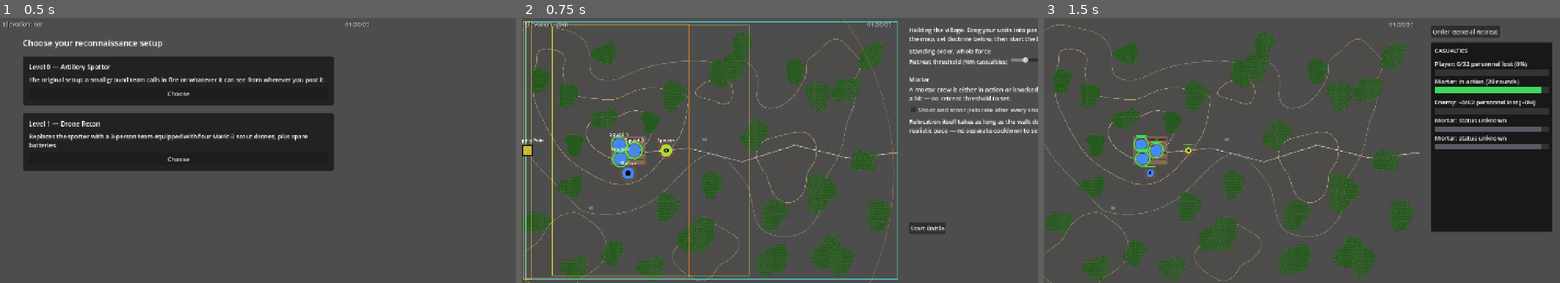
Above: before the commit, frames 1-3 (left to right).
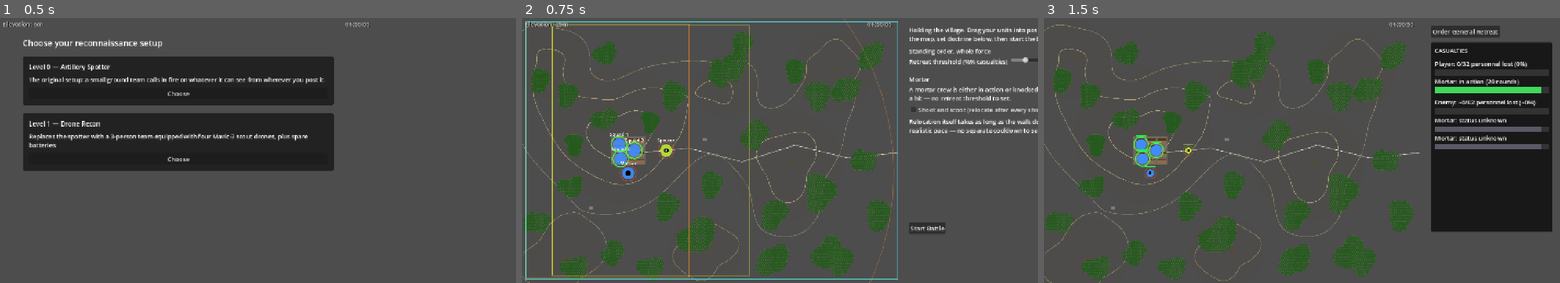
Above: after the commit, the same moments.

Repository: verybadcat/Drones
Game: Godot game, scene res://scenes/Main.tscn
Two runs of this game, one before a commit and one after it. Both use one fixed random seed, a clock stepped at 60 frames per second and the inputs below.
Inputs:
- Up to frame 1 (0.5 s): no input
- Up to frame 2 (0.75 s): click "Choose" at 0.5 s
- Up to frame 3 (1.5 s): click "Start Battle" at 1.25 s

Frame 1 is identical in both runs. In frame 2, 0.4% of the frame differs, in the area x 0-5%, y 1-99%; in frame 3, nothing differs.

Commit message:
Remove fixed resupply point; runs enter from the current camera edge
The resupply point no longer has any mechanical effect now that runs
deliver directly to the mortar's live position, so it's no longer
presented as a deployment choice - the token, zone, and doctrine field
are gone.

A resupply run now spawns at whatever edge of the map is currently on
screen (west for the player, east for the enemy) rather than a fixed
pre-placed point, so it visibly enters from off-map even when the
camera has panned to show the west flank, instead of reappearing at
the original map boundary and crossing ground already in view. The
mortar's own linkup move now targets the run's live position directly.

Co-Authored-By: Claude Sonnet 5 <noreply@anthropic.com>

Diff:
--- a/scripts/battle_manager.gd
+++ b/scripts/battle_manager.gd
@@ -61,11 +61,14 @@
 # "aim_point": Vector2, "impact_time": float}
 var _pending_mortar_shots: Array[Dictionary] = []
 
-# Where each side's resupply runs actually deliver rounds to — the
-# player's own choice from deployment, the enemy's own algorithmic pick
-# (see GameConfig.choose_enemy_resupply_point). Set once in start_battle.
-var _player_resupply_point: Vector2 = Vector2.ZERO
-var _enemy_resupply_point: Vector2 = Vector2.ZERO
+## Pushed every frame by main.gd (which owns the actual Camera2D — see its
+## own _process) — the map camera's current x, so a spawning resupply run
+## can enter from whatever edge of the map is CURRENTLY on screen rather
+## than a fixed pre-placed point (see _resupply_entry_point_for). Defaults
+## to GameConfig.CAMERA_DEFAULT_X so a stray call before the first frame
+## (or in a headless test with no main.gd driving it) still resolves to
+## the map's ordinary, un-panned view.
+var current_camera_x: float = GameConfig.CAMERA_DEFAULT_X
 
 # True once a side has EVER sighted the enemy — sticky, not "currently
 # visible right now" (see _update_sighting_flags) — "once the enemy is
@@ -205,8 +208,7 @@
 	_player_sighted_enemy = false
 	_enemy_sighted_enemy = false
 	_mortar_resupply.clear()
-	_player_resupply_point = doctrine.get("resupply_point", GameConfig.PLAYER_RESUPPLY_DEFAULT_POSITION)
-	_enemy_resupply_point = GameConfig.choose_enemy_resupply_point()
+	current_camera_x = GameConfig.CAMERA_DEFAULT_X
 
 	for unit in player_units + enemy_units:
 		unit.queue_free()
@@ -667,10 +669,21 @@
 	return null
 
 
-## Where a resupply run for `team`'s mortars actually delivers rounds —
-## see _player_resupply_point/_enemy_resupply_point's own doc comment.
-func _resupply_point_for(team: Unit.Team) -> Vector2:
-	return _player_resupply_point if team == Unit.Team.PLAYER else _enemy_resupply_point
+## Where a resupply run for `mortar` actually enters the map: whatever edge
+## of the map is CURRENTLY on screen (see current_camera_x), on `mortar`'s
+## own side — the west edge for the player (its rear is west), the east
+## edge for the enemy (its rear is east) — at the mortar's own current y,
+## so it heads straight in toward the mortar rather than on a diagonal.
+## Deliberately dynamic rather than a fixed pre-placed point: if the camera
+## has panned to show the west flank because the mortar relocated out
+## there, the run should visibly enter from THAT edge, not reappear back
+## near the original map boundary and cross ground that's already on
+## screen. See main.gd's own comment on why current_camera_x is pushed
+## down from there every frame instead of read directly.
+func _resupply_entry_point_for(mortar: Unit) -> Vector2:
+	var half_width: float = GameConfig.MAP_WIDTH_PX / 2.0
+	var edge_x: float = (current_camera_x - half_width) if mortar.team == Unit.Team.PLAYER else (current_camera_x + half_width)
+	return Vector2(edge_x, mortar.global_position.y)
 
 
 ## The whole resupply pipeline (requests, ETA warnings, arrivals, failures,
@@ -836,7 +849,7 @@
 ## set once here, so it keeps tracking the mortar even if the mortar itself
 ## moves in the meantime.
 func _spawn_resupply_run(mortar: Unit) -> void:
-	var run := _make_unit(mortar.team, Unit.Kind.RESUPPLY_RUN, _resupply_point_for(mortar.team))
+	var run := _make_unit(mortar.team, Unit.Kind.RESUPPLY_RUN, _resupply_entry_point_for(mortar))
 	run.resupply_target_mortar = mortar
 	run.move_target = mortar.global_position
 	run.has_move_target = true
@@ -934,15 +947,18 @@
 			u.queue_free()
 
 
-## A mortar that's relocated well away from its own resupply point (see
-## GameConfig.MORTAR_RESUPPLY_LINKUP_TRIGGER_RANGE) can close some of that
-## distance itself, toward an inbound run — a real doctrinal linkup, not a
-## new coordination mechanism (the run's own move_target already tracks the
-## mortar live either way, see _update_resupply_run_targets). Lowest
-## priority: only when the mortar isn't firing, isn't evading
-## counter-battery, and has nothing else already claiming its movement
-## this tick — "if it seems sensible," not something that ever interrupts
-## an actual fire mission or a genuine evasion.
+## A mortar with an inbound run still well short of it (see GameConfig.
+## MORTAR_RESUPPLY_LINKUP_TRIGGER_RANGE) can close some of that distance
+## itself — a real doctrinal linkup, not a new coordination mechanism (the
+## run's own move_target already tracks the mortar live either way, see
+## _update_resupply_run_targets, so closing from both sides converges
+## faster with zero extra coordination). Moves toward the run's own
+## CURRENT position, not a fixed resupply point — there is no fixed point
+## any more (see _resupply_entry_point_for). Lowest priority: only when
+## the mortar isn't firing, isn't evading counter-battery, and has nothing
+## else already claiming its movement this tick — "if it seems sensible,"
+## not something that ever interrupts an actual fire mission or a genuine
+## evasion.
 func _update_resupply_linkup() -> void:
 	for m in player_units + enemy_units:
 		if m.kind != Unit.Kind.MORTAR or m.state != Unit.State.ACTIVE:
@@ -952,13 +968,12 @@
 		var run := _active_resupply_run_for(m)
 		if run == null:
 			continue
-		var resupply_point: Vector2 = _resupply_point_for(m.team)
-		if m.global_position.distance_to(resupply_point) <= GameConfig.MORTAR_RESUPPLY_LINKUP_TRIGGER_RANGE:
+		if m.global_position.distance_to(run.global_position) <= GameConfig.MORTAR_RESUPPLY_LINKUP_TRIGGER_RANGE:
 			continue
 		var opposing: Array[Unit] = enemy_units if m.team == Unit.Team.PLAYER else player_units
 		if _pick_target(m, opposing) != null:
 			continue # something worth engaging right now beats a logistics move
-		m.move_target = resupply_point
+		m.move_target = run.global_position
 		m.has_move_target = true
 		m.move_speed = GameConfig.MORTAR_RELOCATE_SPEED
 		m.movement_predictable = false
--- a/scripts/deployment_screen.gd
+++ b/scripts/deployment_screen.gd
@@ -12,7 +12,6 @@
 var _squad_tokens: Array[UnitToken] = []
 var _mortar_token: UnitToken
 var _spotter_token: UnitToken
-var _resupply_token: UnitToken
 var _dragging: UnitToken = null
 
 
@@ -37,11 +36,6 @@
 	var recon_label: String = "Drone Team" if recon_mode == GameConfig.ReconMode.DRONE_TEAM else "Spotter"
 	_spotter_token.setup(recon_kind, recon_label, GameConfig.PLAYER_SPOTTER_DEFAULT_POSITION, GameConfig.PLAYER_SPOTTER_DEPLOYMENT_ZONE)
 	_tokens.append(_spotter_token)
-
-	_resupply_token = UnitToken.new()
-	add_child(_resupply_token)
-	_resupply_token.setup_resupply_point("Resupply Point", GameConfig.PLAYER_RESUPPLY_DEFAULT_POSITION, GameConfig.PLAYER_RESUPPLY_DEPLOYMENT_ZONE)
-	_tokens.append(_resupply_token)
 
 	queue_redraw()
 
@@ -73,8 +67,11 @@
 
 
 ## Returns {"squad_positions": [Vector2, Vector2, Vector2], "mortar_position":
-## Vector2, "spotter_position": Vector2, "resupply_point": Vector2} for
-## BattleManager's doctrine dict.
+## Vector2, "spotter_position": Vector2} for BattleManager's doctrine dict.
+## No resupply point any more — a resupply run now spawns at whatever edge
+## of the map is currently on screen (see BattleManager.
+## _resupply_entry_point_for), not a fixed pre-placed location, so there's
+## nothing left for the player to set here.
 func get_positions() -> Dictionary:
 	var squad_positions: Array[Vector2] = []
 	for token in _squad_tokens:
@@ -83,7 +80,6 @@
 		"squad_positions": squad_positions,
 		"mortar_position": _mortar_token.position,
 		"spotter_position": _spotter_token.position,
-		"resupply_point": _resupply_token.position,
 	}
 
 
@@ -92,4 +88,3 @@
 	draw_rect(GameConfig.PLAYER_MORTAR_DEPLOYMENT_ZONE, Color(1.0, 0.55, 0.15, 0.5), false, 2.0)
 	draw_rect(GameConfig.PLAYER_DEPLOYMENT_ZONE, Color(1.0, 1.0, 0.2, 0.7), false, 2.0)
 	draw_rect(GameConfig.PLAYER_SPOTTER_DEPLOYMENT_ZONE, Color(0.3, 1.0, 1.0, 0.6), false, 2.0)
-	draw_rect(GameConfig.PLAYER_RESUPPLY_DEPLOYMENT_ZONE, Color(0.85, 0.75, 0.2, 0.8), false, 2.0)
--- a/scripts/game_config.gd
+++ b/scripts/game_config.gd
@@ -419,20 +419,6 @@
 const PLAYER_SPOTTER_DEPLOYMENT_ZONE: Rect2 = Rect2(50.0 * PIXELS_PER_METER, 50.0 * PIXELS_PER_METER, 4900.0 * PIXELS_PER_METER, 3400.0 * PIXELS_PER_METER)
 const PLAYER_SPOTTER_DEFAULT_POSITION: Vector2 = Vector2(1900.0 * PIXELS_PER_METER, 1750.0 * PIXELS_PER_METER)
 
-# Where the mortar's resupply runs actually originate from — placed by the
-# commander at deployment, same as every other asset, but constrained to a
-# narrow strip along the player's own (western) map edge specifically:
-# "anywhere along the friendly map edge," not anywhere on the map the way
-# the recon asset can be. A resupply point isn't a combat unit (see
-# UnitToken.is_resupply_point) and isn't somewhere the mortar itself has to
-# travel to and from — a real Unit.Kind.RESUPPLY_RUN sets out from here and
-# delivers rounds directly to wherever the mortar currently is (see
-# BattleManager._spawn_resupply_run/_update_resupply_run_targets), crossing
-# open ground the whole way and just as exposed to enemy fire as anything
-# else on the field.
-const PLAYER_RESUPPLY_DEPLOYMENT_ZONE: Rect2 = Rect2(20.0 * PIXELS_PER_METER, 50.0 * PIXELS_PER_METER, 100.0 * PIXELS_PER_METER, 3400.0 * PIXELS_PER_METER)
-const PLAYER_RESUPPLY_DEFAULT_POSITION: Vector2 = Vector2(70.0 * PIXELS_PER_METER, 1750.0 * PIXELS_PER_METER)
-
 # Default starting token positions on the deployment screen, before the
 # player drags them anywhere else within their zone.
 const PLAYER_DEFAULT_POSITIONS: Array[Vector2] = [
@@ -453,20 +439,6 @@
 # advancing near, not literally on top of, each other and the road.
 const ENEMY_SQUAD_Y_OFFSETS_M: Array[float] = [-420.0, -250.0, -80.0, 80.0, 250.0, 420.0]
 const ENEMY_MORTAR_POSITIONS_M: Array[Vector2] = [Vector2(4700.0, 1300.0), Vector2(4700.0, 2500.0)]
-
-# The enemy has no player-visible deployment screen to place a resupply
-# point on, so its own "commander" picks one algorithmically instead of
-# using a single fixed spot — a point on the enemy's own edge, at the
-# y-coordinate centered on its own mortars, so the resupply run is a
-# broadly sensible distance from both of them regardless of how many there
-# are or exactly where. Mirrors PLAYER_RESUPPLY_DEPLOYMENT_ZONE's own
-# "friendly edge" placement, just computed rather than player-chosen.
-static func choose_enemy_resupply_point() -> Vector2:
-	var sum_y := 0.0
-	for p in ENEMY_MORTAR_POSITIONS_M:
-		sum_y += p.y
-	var avg_y: float = sum_y / ENEMY_MORTAR_POSITIONS_M.size()
-	return Vector2(4900.0, avg_y) * PIXELS_PER_METER
 
 # The tactical clock runs faster than the actual time you spend watching —
 # without this, a battle at real distances/speeds would take the better
--- a/scripts/main.gd
+++ b/scripts/main.gd
@@ -102,6 +102,13 @@
 	if battle_manager and map_camera:
 		var target_x: float = GameConfig.compute_camera_target_x(battle_manager._camera_relevant_positions())
 		map_camera.position.x = lerp(map_camera.position.x, target_x, delta * GameConfig.CAMERA_FOLLOW_LERP_SPEED)
+		# A resupply run spawns at whatever edge of the map is CURRENTLY on
+		# screen (see BattleManager._resupply_entry_point_for) rather than a
+		# fixed pre-placed point, so it always visually enters from off-map
+		# instead of popping into existence mid-view — battle_manager has no
+		# reach up to the actual Camera2D node, so this is pushed down to it
+		# every frame instead.
+		battle_manager.current_camera_x = map_camera.position.x
 
 
 ## The mouse's position in the MAP's own world space, camera pan included —
@@ -203,7 +210,6 @@
 		"mortar": mortar_doctrine,
 		"spotter": {"position": positions.spotter_position},
 		"recon_mode": recon_mode,
-		"resupply_point": positions.resupply_point,
 	}
 
 	deployment_screen.queue_free()
--- a/scripts/unit.gd
+++ b/scripts/unit.gd
@@ -678,10 +678,9 @@
 	elif kind == Kind.DRONE:
 		color = Color(0.9, 0.97, 1.0) if team == Team.PLAYER else Color(1.0, 0.55, 0.55)
 	elif kind == Kind.RESUPPLY_RUN:
-		# Muted, distinctly non-combat tan — matches the deployment-phase
-		# resupply token's own "reads as not a combat unit" square shape
-		# (see UnitToken.setup_resupply_point) rather than any fighting
-		# unit's color scheme.
+		# Muted, distinctly non-combat tan, not any fighting unit's color
+		# scheme — reinforced by the square shape below (see _draw's own
+		# radius/shape branch) reading as "not a combat unit" at a glance.
 		color = Color(0.75, 0.65, 0.35) if team == Team.PLAYER else Color(0.8, 0.55, 0.25)
 	if not is_visible and state != State.DESTROYED:
 		color.a = 0.0 if team == Team.ENEMY else 1.0 # not-currently-visible enemies are hidden; player is always drawn
--- a/scripts/unit_token.gd
+++ b/scripts/unit_token.gd
@@ -11,24 +11,9 @@
 var deployment_zone: Rect2
 const RADIUS: float = 16.0
 
-## Not a real Unit at all — the resupply point is a logistics location, not
-## a combat asset (see BattleManager's own resupply request/travel logic) —
-## so this is a separate flag rather than adding a bogus entry to Unit.Kind
-## that would need excluding from every switch/match over real unit kinds
-## elsewhere. When true, `kind` is never read for drawing purposes at all.
-var is_resupply_point: bool = false
-
 
 func setup(p_kind: Unit.Kind, p_label: String, p_position: Vector2, p_zone: Rect2) -> void:
 	kind = p_kind
-	label_text = p_label
-	position = p_position
-	deployment_zone = p_zone
-	queue_redraw()
-
-
-func setup_resupply_point(p_label: String, p_position: Vector2, p_zone: Rect2) -> void:
-	is_resupply_point = true
 	label_text = p_label
 	position = p_position
 	deployment_zone = p_zone
@@ -40,16 +25,6 @@
 
 
 func _draw() -> void:
-	if is_resupply_point:
-		# A square, not a circle — reads as distinctly "not a combat unit"
-		# at a glance among the round squad/mortar/recon tokens.
-		var half := RADIUS * 0.8
-		draw_rect(Rect2(Vector2(-half, -half), Vector2(half, half) * 2.0), Color(0.85, 0.75, 0.2, 0.9))
-		draw_rect(Rect2(Vector2(-half, -half), Vector2(half, half) * 2.0), Color(0.1, 0.1, 0.1), false, 2.0)
-		draw_string(ThemeDB.fallback_font, Vector2(-45, -RADIUS - 6), label_text,
-			HORIZONTAL_ALIGNMENT_CENTER, 90, 13, Color.WHITE)
-		return
-
 	# The mortar's real max range (3500m) is a hard cutoff now, not
 	# unlimited — show it during deployment so its placement is an informed
 	# choice, not a guess.
Not shown, changed: docs/designs/tactical-commander-doctrine.md
